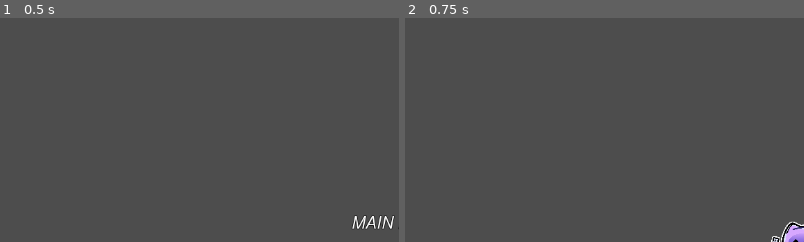
Above: before the commit, frames 1-2 (left to right).
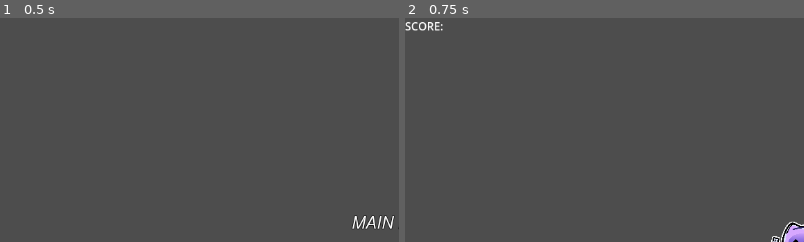
Above: after the commit, the same moments.

Repository: Queen-s-Game-Development-Club/Godot-Wild-Jam-63
Game: Godot game, scene res://main_menu.tscn
Two runs of this game, one before a commit and one after it. Both use one fixed random seed, a clock stepped at 60 frames per second and the inputs below.
Inputs (mouse positions are % of the whole screen's width and height, from its top left):
- Up to frame 1 (0.5 s): no input
- Up to frame 2 (0.75 s): click (50, 56) at 0.5 s
The pictures show only the part of the screen within x 0-50%, y 0-50%; the shares and areas given below are measured in that part.

Frame 1 is identical in both runs. In frame 2, 0.2% of the frame differs, in the area x 0-10%, y 1-6%.

Commit message:
add score.

Diff:
--- a/demo/my_scene.tscn
+++ b/demo/my_scene.tscn
@@ -15,6 +15,13 @@
 [node name="myScene" type="Node2D"]
 
 [node name="The_Game" type="The_Game" parent="."]
+
+[node name="CanvasLayer" type="CanvasLayer" parent="The_Game"]
+
+[node name="Label" type="Label" parent="The_Game/CanvasLayer"]
+offset_right = 56.0
+offset_bottom = 26.0
+text = "SCORE:"
 
 [node name="camera" type="Camera2D" parent="The_Game"]
 position = Vector2(2.38893, 9.71046)
Not shown: 2 places in demo/my_scene.tscn that only renumber resources
Binary file added: demo/smoke_and_fire.png
Not shown, added: demo/smoke_and_fire.png.import
Not shown, changed: src/gdexample.cpp
Not shown, changed: src/gdexample.h
